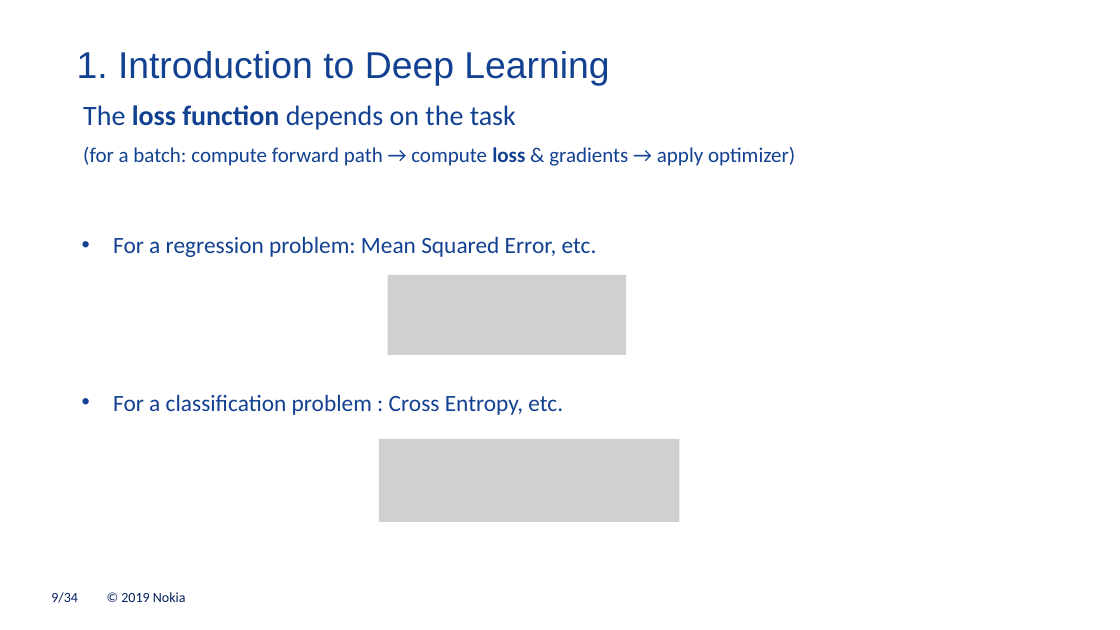
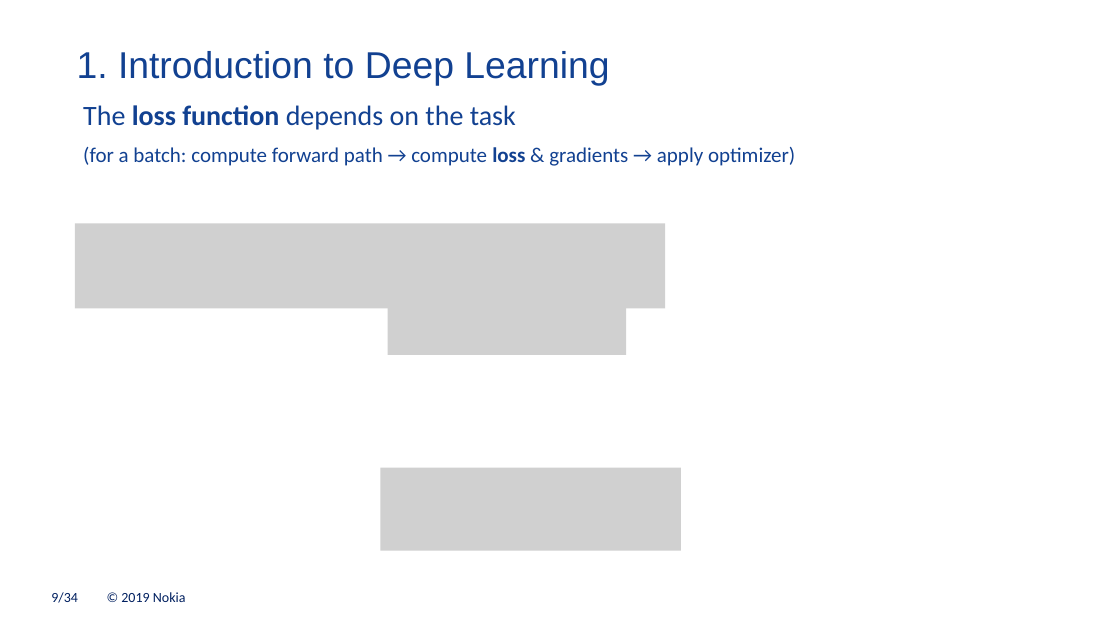
Before and after one commit to mgoutay/ml_course, a slide deck: slide 9 of DL_course_1.pptx. Drawn at 1120x630 pixels with LibreOffice and Linux fonts; fonts in the diff are those of the drawing; grey boxes stand for pictures; background and template pictures are left out. Boxes give left, top, right and bottom in pixels: in the first picture for what was removed or moved away, otherwise in the second. Text is boxed around its words. In the diff, an @@ line names an element or a change of style, - is before the commit and + after.

```diff
--- a/DL_course_1.pptx
+++ b/DL_course_1.pptx
@@ picture added at (x1=75, y1=223, x2=665, y2=308) @@
@@ text removed at (x1=113, y1=236, x2=597, y2=415) @@
-• For a regression problem: Mean Squared Error, etc.
-• For a classification problem : Cross Entropy, etc.
@@ picture moved from (x1=379, y1=439, x2=680, y2=523) to (x1=381, y1=468, x2=681, y2=551) @@
```
